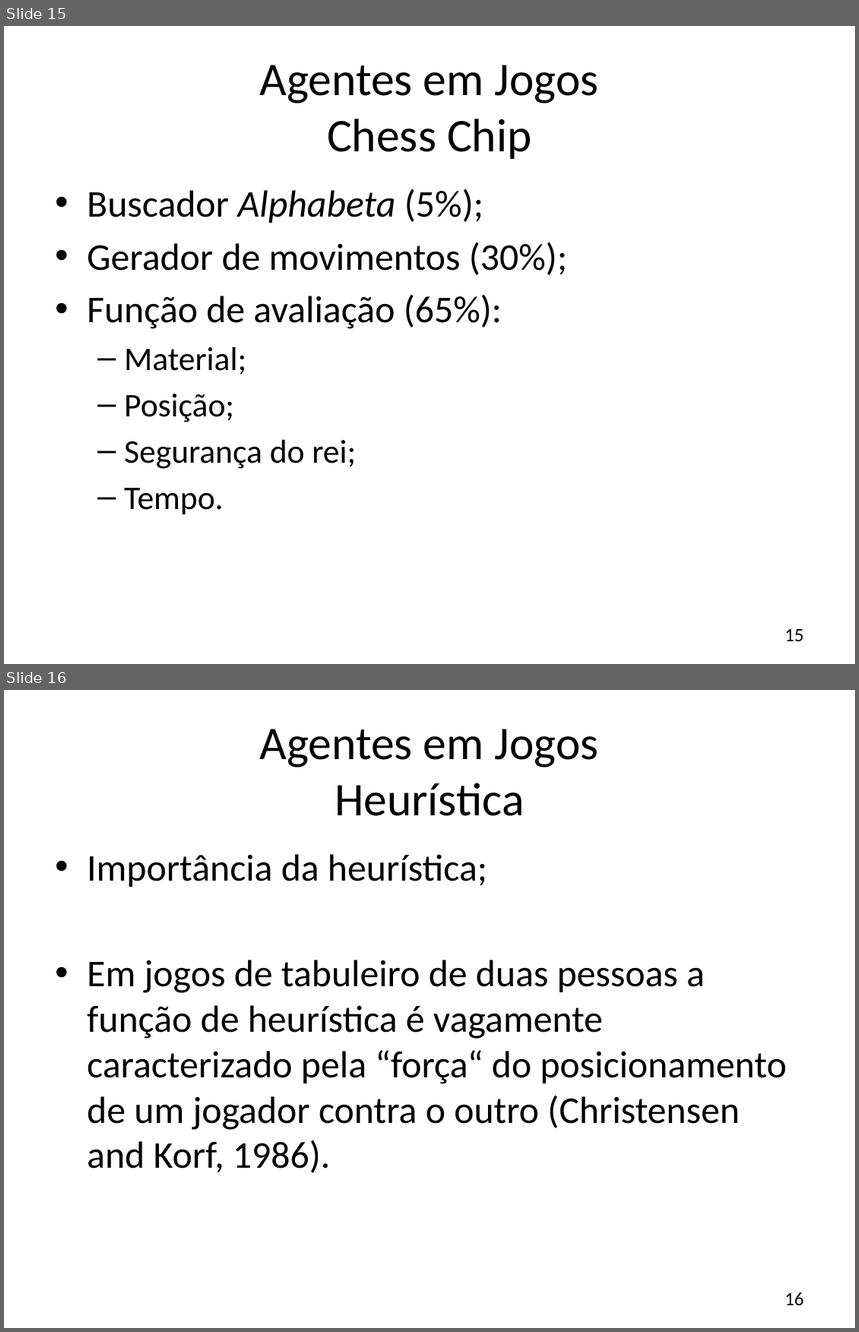
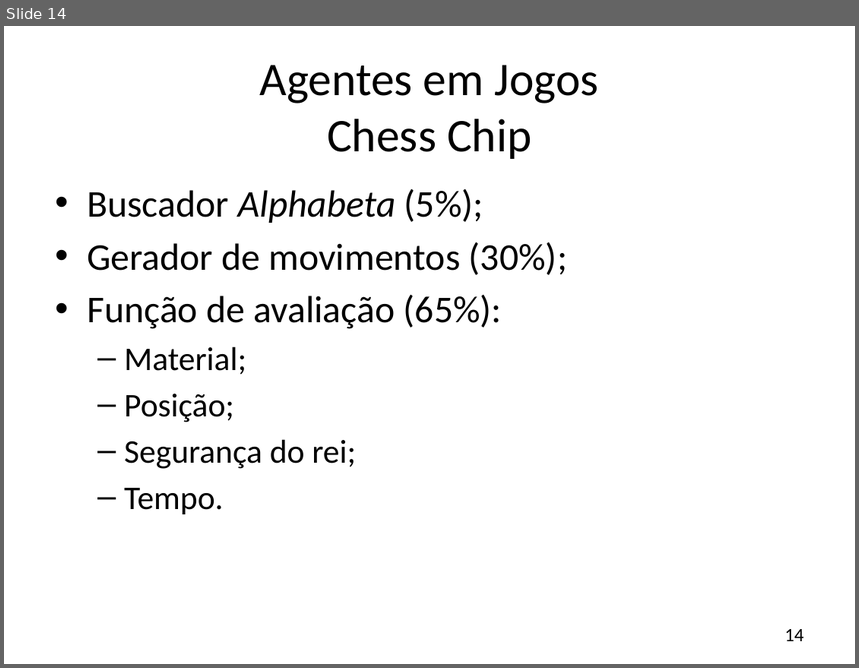
Before and after one commit to JonathanOhara/dissertacao, a slide deck: Apresentação Qualificação.pptx. Shown one above the other, each under a label of ours: slides 15 and 16 before the commit, slide 14 after it. The pictures are 859x1332 and 859x668 pixels, drawn with LibreOffice and Linux fonts; fonts in the diff are those of the drawing; background and template pictures are left out. Boxes give left, top, right and bottom in pixels: in the first picture for what was removed or moved away, otherwise in the second. Text is boxed around its words. In the diff, an @@ line names an element or a change of style, - is before the commit and + after.

```diff
--- a/Apresentação Qualificação.pptx
+++ b/Apresentação Qualificação.pptx
@@ slide 16 removed at [4,690,855,1328], background #FFFFFF @@
@@ title removed at [260,729,599,816] @@
-Agentes em Jogos
-Heurística
@@ text removed at [87,854,788,1173] @@
-• Importância da heurística;
-• Em jogos de tabuleiro de duas pessoas a função de heurística é vagamente caracterizado pela “força“ do posicionamento de um jogador contra o outro (Christensen and Korf, 1986).
@@ page number removed at [785,1293,804,1306] @@
-16
@@ what was slide 15 is now slide 14 @@
@@ page number at [785,629,804,642]: text changed @@
-15
+14
```
Also in this commit, not shown: 2 slides changed, 1 other slide removed.
